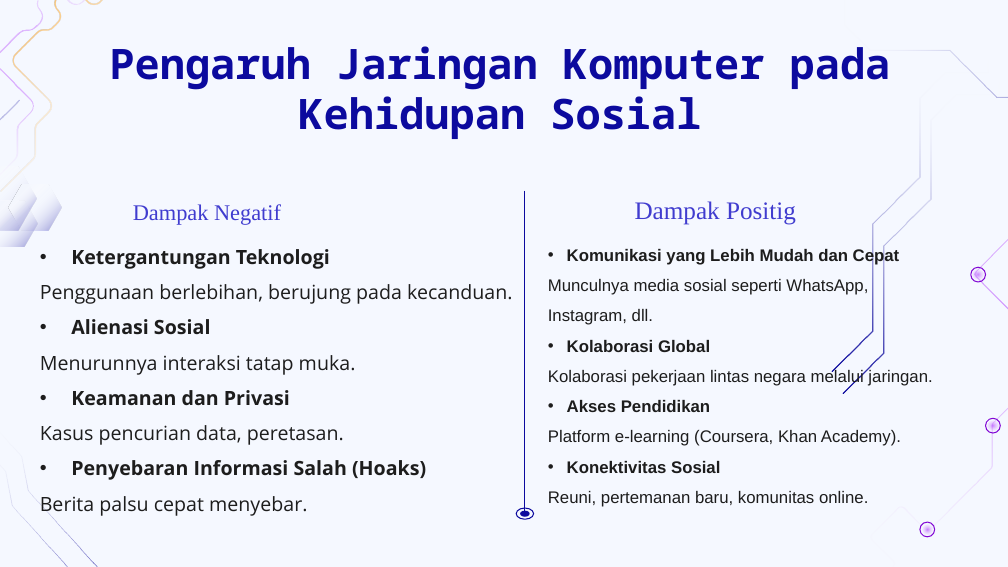
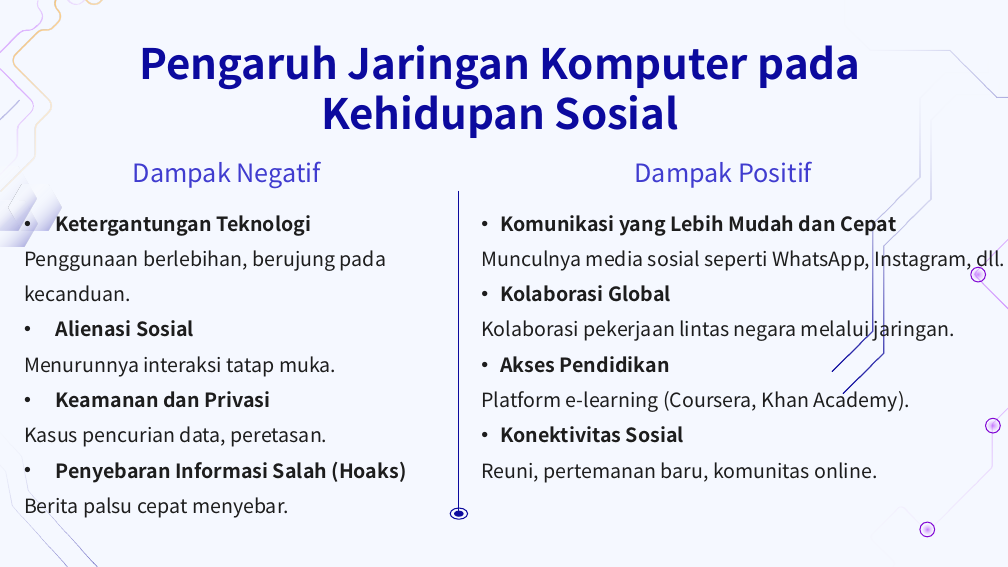
Before and after one commit to eja2003/Borneo, a slide deck: slide 10 of PPT jarkas.pptx. Drawn at 1008x567 pixels with LibreOffice and Linux fonts; fonts in the diff are those of the drawing; background and template pictures are left out. Boxes give left, top, right and bottom in pixels: in the first picture for what was removed or moved away, otherwise in the second. Text is boxed around its words. In the diff, an @@ line names an element or a change of style, - is before the commit and + after.

```diff
--- a/PPT jarkas.pptx
+++ b/PPT jarkas.pptx
@@ title "Pengaruh Jaringan Komputer pada Kehidupan ..." at bbox=[139, 45, 861, 138]: font Noto Sans Mono to Noto Sans CJK JP @@
@@ text "Dampak Negatif": place and size @@
-text "Dampak Negatif" at bbox=[133, 204, 281, 225]
+text "Dampak Negatif" at bbox=[133, 161, 321, 189]
@@ text "Dampak Negatif" at bbox=[133, 161, 321, 189]: size 16 to 18 pt, font Times New Roman to Noto Sans CJK JP @@
@@ text at bbox=[635, 161, 812, 188]: text changed; font Times New Roman to Noto Sans CJK JP @@
-Dampak Positig
+Dampak Positif
@@ text "Ketergantungan Teknologi": place and size @@
-text "Ketergantungan Teknologi" at bbox=[40, 249, 513, 516]
+text "Ketergantungan Teknologi" at bbox=[24, 210, 407, 519]
@@ text "Ketergantungan Teknologi" at bbox=[24, 210, 407, 519]: font Open Sans to Noto Sans CJK JP @@
@@ text "Komunikasi yang Lebih Mudah dan ...": place and size @@
-text "Komunikasi yang Lebih Mudah dan ..." at bbox=[548, 247, 932, 507]
+text "Komunikasi yang Lebih Mudah dan ..." at bbox=[481, 210, 1006, 483]
@@ text "Komunikasi yang Lebih Mudah dan ..." at bbox=[481, 210, 1006, 483]: size 12 to 14 pt, font Arial to Noto Sans CJK JP @@
@@ 2 ellipses, 1 line: place and size @@
-2 ellipses, 1 line at bbox=[516, 191, 533, 519]
+2 ellipses, 1 line at bbox=[451, 191, 468, 519]
```
Also in this commit, not shown: 23 other slides changed.
